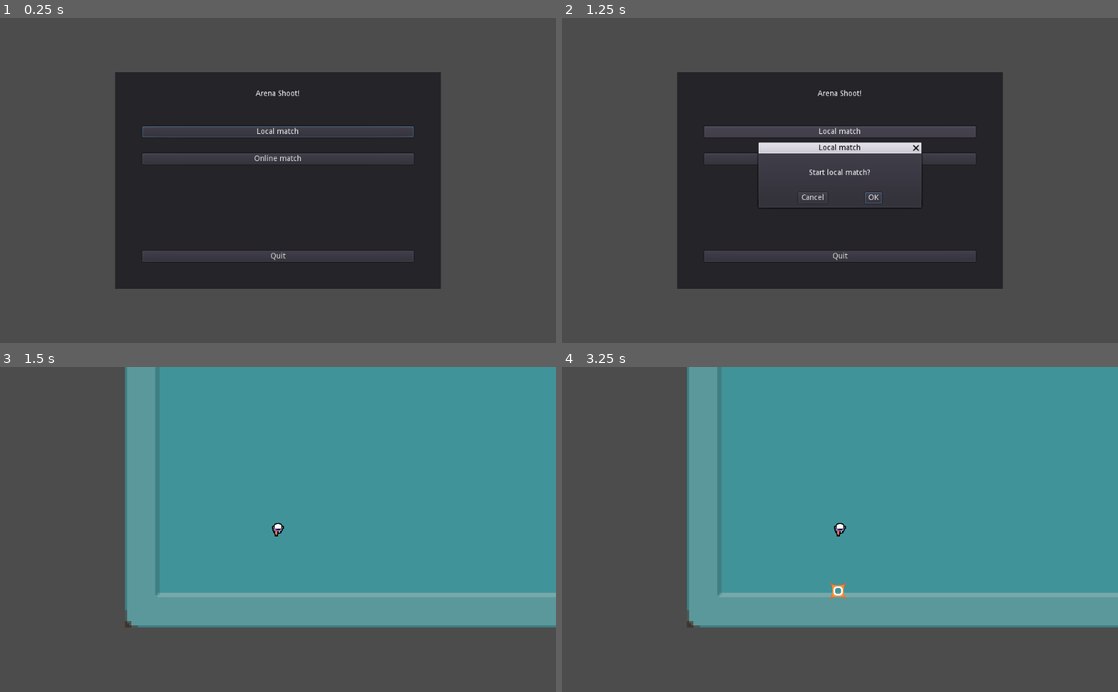
Above: before the commit, frames 1-4 (two rows, left to right).
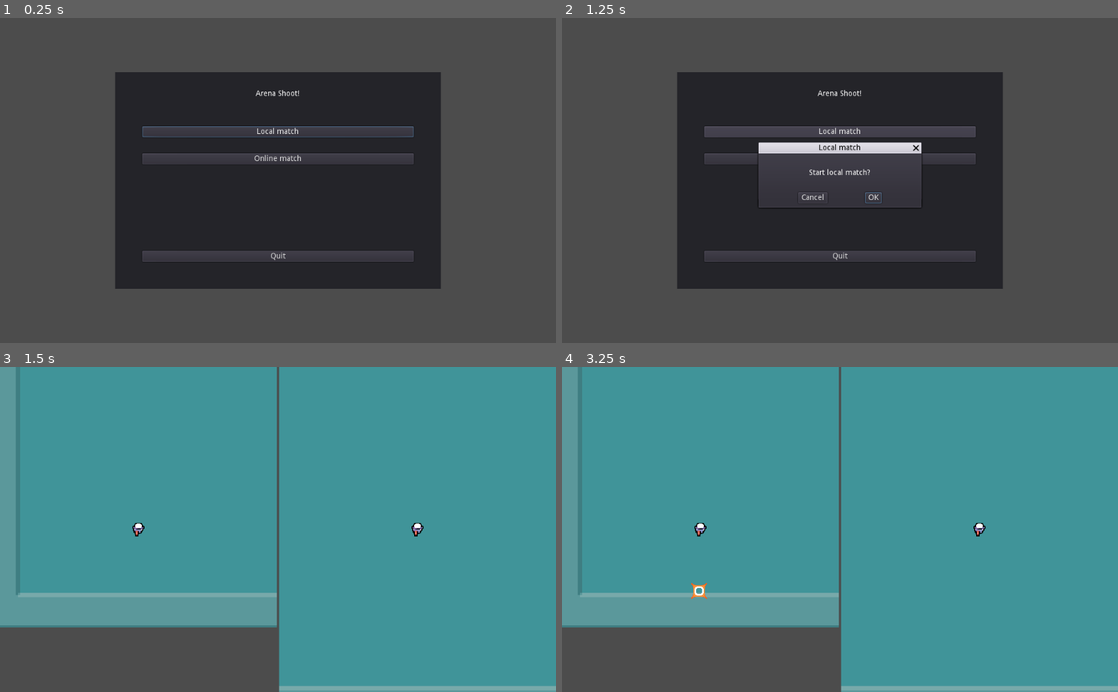
Above: after the commit, the same moments.

Repository: Faless/gd-unimi
Game: Godot game, scene res://scene/main.tscn
Two runs of this game, one before a commit and one after it. Both use one fixed random seed, a clock stepped at 60 frames per second and the inputs below.
Inputs:
- Up to frame 1 (0.25 s): no input
- Up to frame 2 (1.25 s): click "Local match" at 0.5 s
- Up to frame 3 (1.5 s): click "OK" at 1.25 s
- Up to frame 4 (3.25 s): tap Enter at 2 s; tap Space at 2.75 s

Frames 1-2 are identical in both runs. In frame 3, 37% of the frame differs, in the area x 0-100%, y 0-100%; in frame 4, 37%.

Commit message:
World now supports 2 player local split screen

Diff:
--- a/prototype/scene/world.tscn
+++ b/prototype/scene/world.tscn
@@ -3,11 +3,52 @@
 [ext_resource path="res://script/world.gd" type="Script" id=1]
 [ext_resource path="res://tileset-top-down.tres" type="TileSet" id=2]
 
-[node name="World" type="Node2D"]
+[node name="World" type="Node" index="0"]
 
 script = ExtResource( 1 )
 
-[node name="Room" type="TileMap" parent="." index="0"]
+[node name="WorldContainer" type="ViewportContainer" parent="." index="0"]
+
+anchor_left = 0.0
+anchor_top = 0.0
+anchor_right = 1.0
+anchor_bottom = 1.0
+rect_pivot_offset = Vector2( 0, 0 )
+rect_clip_content = false
+mouse_filter = 0
+mouse_default_cursor_shape = 0
+size_flags_horizontal = 1
+size_flags_vertical = 1
+stretch = true
+stretch_shrink = 1
+
+[node name="Viewport" type="Viewport" parent="WorldContainer" index="0"]
+
+arvr = false
+size = Vector2( 1024, 600 )
+own_world = false
+world = null
+transparent_bg = false
+msaa = 0
+hdr = true
+disable_3d = false
+usage = 2
+debug_draw = 0
+render_target_v_flip = false
+render_target_clear_mode = 0
+render_target_update_mode = 3
+audio_listener_enable_2d = false
+audio_listener_enable_3d = false
+physics_object_picking = false
+gui_disable_input = false
+gui_snap_controls_to_pixels = true
+shadow_atlas_size = 0
+shadow_atlas_quad_0 = 2
+shadow_atlas_quad_1 = 2
+shadow_atlas_quad_2 = 3
+shadow_atlas_quad_3 = 4
+
+[node name="Room" type="TileMap" parent="WorldContainer/Viewport" index="0"]
 
 scale = Vector2( 4, 4 )
 mode = 0
@@ -28,3 +69,131 @@
 format = 1
 tile_data = PoolIntArray( -1, 0, 0, -65536, 1, 0, -65535, 1, 0, -65534, 1, 0, -65533, 1, 0, -65532, 1, 0, -65531, 1, 0, …(2849 unchanged characters)…
 _sections_unfolded = [ "Cell", "Transform" ]
+
+[node name="Camera2D" type="Camera2D" parent="WorldContainer/Viewport" index="1"]
+
+anchor_mode = 1
+rotating = false
+current = true
+zoom = Vector2( 1, 1 )
+limit_left = -10000000
+limit_top = -10000000
+limit_right = 10000000
+limit_bottom = 10000000
+limit_smoothed = false
+drag_margin_h_enabled = false
+drag_margin_v_enabled = false
+smoothing_enabled = false
+smoothing_speed = 5.0
+offset_v = 0.0
+offset_h = 0.0
+drag_margin_left = 0.2
+drag_margin_top = 0.2
+drag_margin_right = 0.2
+drag_margin_bottom = 0.2
+editor_draw_screen = true
+editor_draw_limits = false
+editor_draw_drag_margin = false
+
+[node name="Views" type="HBoxContainer" parent="." index="1"]
+
+anchor_left = 0.0
+anchor_top = 0.0
+anchor_right = 1.0
+anchor_bottom = 1.0
+rect_pivot_offset = Vector2( 0, 0 )
+rect_clip_content = false
+mouse_filter = 1
+mouse_default_cursor_shape = 0
+size_flags_horizontal = 3
+size_flags_vertical = 3
+alignment = 0
+
+[node name="Player1" type="ViewportContainer" parent="Views" index="0"]
+
+anchor_left = 0.0
+anchor_top = 0.0
+anchor_right = 0.0
+anchor_bottom = 0.0
+margin_right = 510.0
+margin_bottom = 600.0
+rect_pivot_offset = Vector2( 0, 0 )
+rect_clip_content = false
+mouse_filter = 0
+mouse_default_cursor_shape = 0
+size_flags_horizontal = 3
+size_flags_vertical = 3
+stretch = true
+stretch_shrink = 1
+_sections_unfolded = [ "Anchor", "Margin" ]
+
+[node name="Viewport" type="Viewport" parent="Views/Player1" index="0"]
+
+arvr = false
+size = Vector2( 510, 600 )
+own_world = false
+world = null
+transparent_bg = false
+msaa = 0
+hdr = true
+disable_3d = false
+usage = 2
+debug_draw = 0
+render_target_v_flip = false
+render_target_clear_mode = 0
+render_target_update_mode = 3
+audio_listener_enable_2d = false
+audio_listener_enable_3d = false
+physics_object_picking = false
+gui_disable_input = false
+gui_snap_controls_to_pixels = true
+shadow_atlas_size = 0
+shadow_atlas_quad_0 = 2
+shadow_atlas_quad_1 = 2
+shadow_atlas_quad_2 = 3
+shadow_atlas_quad_3 = 4
+
+[node name="Player2" type="ViewportContainer" parent="Views" index="1"]
+
+anchor_left = 0.0
+anchor_top = 0.0
+anchor_right = 0.0
+anchor_bottom = 0.0
+margin_left = 514.0
+margin_right = 1024.0
+margin_bottom = 600.0
+rect_pivot_offset = Vector2( 0, 0 )
+rect_clip_content = false
+mouse_filter = 0
+mouse_default_cursor_shape = 0
+size_flags_horizontal = 3
+size_flags_vertical = 3
+stretch = true
+stretch_shrink = 1
+_sections_unfolded = [ "Anchor", "Margin" ]
+
+[node name="Viewport" type="Viewport" parent="Views/Player2" index="0"]
+
+arvr = false
+size = Vector2( 510, 600 )
+own_world = false
+world = null
+transparent_bg = false
+msaa = 0
+hdr = true
+disable_3d = false
+usage = 2
+debug_draw = 0
+render_target_v_flip = false
+render_target_clear_mode = 0
+render_target_update_mode = 3
+audio_listener_enable_2d = false
+audio_listener_enable_3d = false
+physics_object_picking = false
+gui_disable_input = false
+gui_snap_controls_to_pixels = true
+shadow_atlas_size = 0
+shadow_atlas_quad_0 = 2
+shadow_atlas_quad_1 = 2
+shadow_atlas_quad_2 = 3
+shadow_atlas_quad_3 = 4
--- a/prototype/script/world.gd
+++ b/prototype/script/world.gd
@@ -1,26 +1,53 @@
-extends Node2D
+extends Node
 
 const Player = preload("res://scene/player.tscn")
 
 func _ready():
 	seed(OS.get_unix_time())
-	if Network.is_server():
-		Network.connect("spawn_player", self, "add_player")
+	if not Network.is_online():
 		add_player(1)
+		add_player(2)
+		$WorldContainer.hide()
+	else:
+		$Views.hide()
+		Network.connect("network_disconnected", self, "_back_to_main")
+		if Network.is_server():
+			Network.connect("spawn_player", self, "add_player")
+			Network.connect("delete_player", self, "remove_player")
+			add_player(1)
 
 func add_player(peer_id):
-	for p in get_children():
-		if not (p is preload("res://script/player.gd")):
-			continue
-		rpc_id(peer_id, "spawn_player", int(p.name), p.global_position)
 	var pos = Vector2(randi() % 700 + 50, randi() % 500 + 50)
-	var p = spawn_player(peer_id, pos)
-	rpc("spawn_player", int(p.name), p.global_position)
+	if Network.is_online():
+		for p in $WorldContainer/Viewport.get_children():
+			if not (p is preload("res://script/player.gd")):
+				continue
+			rpc_id(peer_id, "spawn_player", int(p.name), p.global_position)
+		var p = spawn_player(peer_id, pos)
+		rpc("spawn_player", int(p.name), p.global_position)
+	else:
+		var p = spawn_player(peer_id, pos)
+		get_node("Views/Player%s/Viewport" % p.name).world_2d = $WorldContainer/Viewport.world_2d
+		p.get_node("Camera2D").custom_viewport = get_node("Views/Player%s/Viewport" % p.name)
+		p.get_node("Camera2D").current = true
+		p.get_node("Camera2D").make_current()
 
 slave func spawn_player(peer_id, pos):
 	var p = Player.instance()
 	p.name = str(peer_id)
 	p.position = pos
 	p.get_node("PlayerControls").set_network_master(peer_id)
-	add_child(p)
+	$WorldContainer/Viewport.add_child(p)
 	return p
+
+func remove_player(peer_id):
+	if not has_node(str(peer_id)):
+		return
+	var node = get_node(str(peer_id))
+	if Network.is_online() and Network.is_server():
+		node.rpc("destroy")
+	else:
+		node.destroy()
+
+func _back_to_main():
+	get_tree().change_scene("res://scene/main.tscn")
